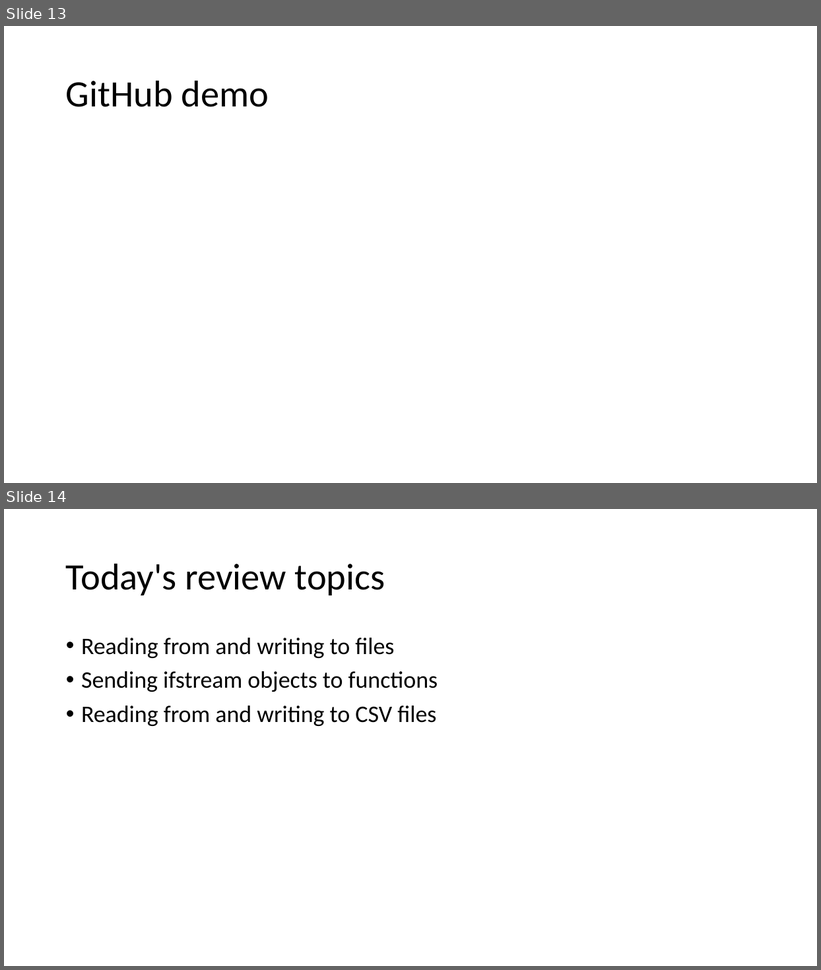
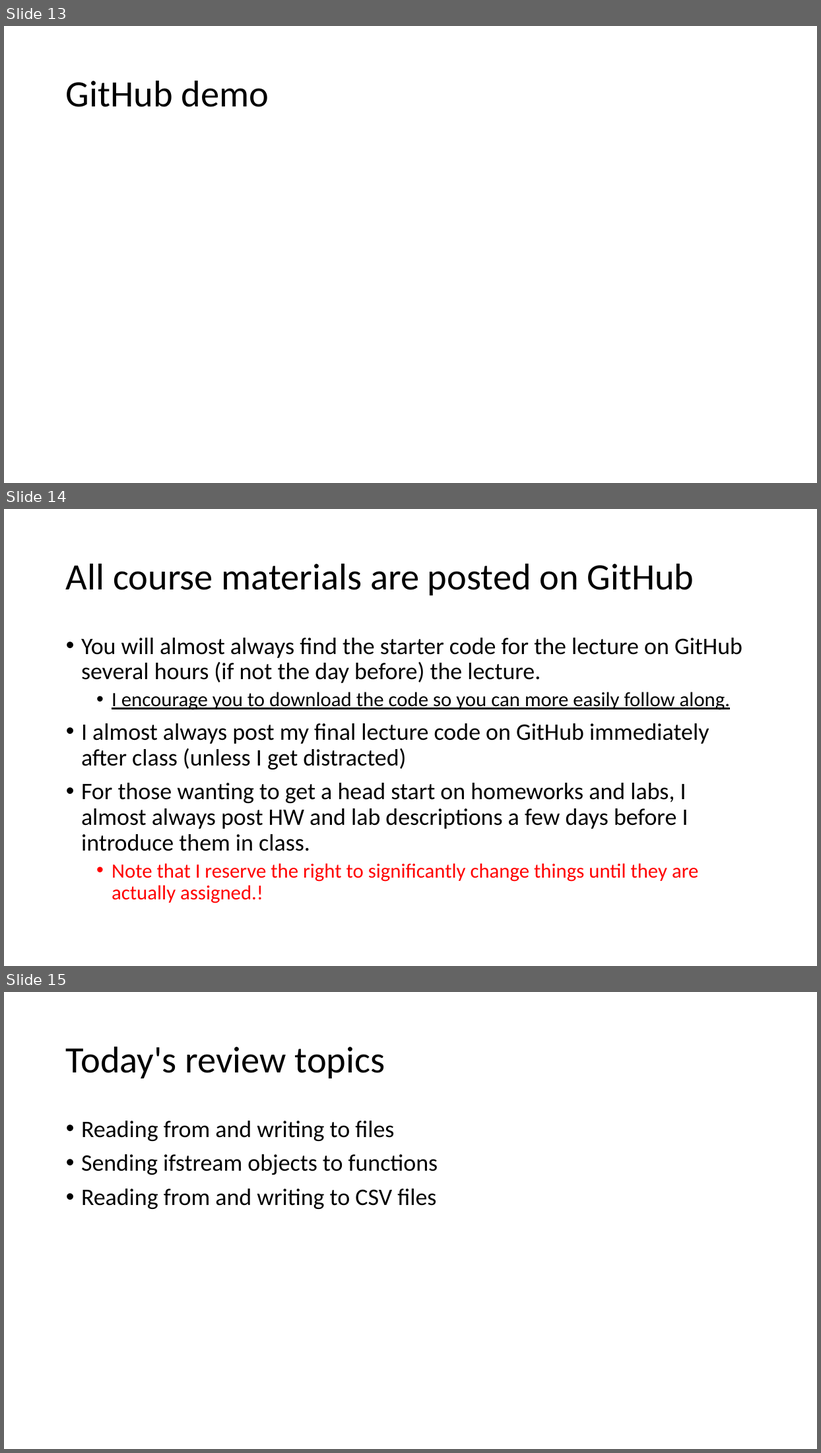
Before and after one commit to acarteas/Teaching-DataStructures, a slide deck: lectures/2019-01-22 introduction/2019-01-22 introduction.pptx. Shown one above the other, each under a label of ours: slides 13 and 14 before the commit, slides 13, 14 and 15 after it. The pictures are 821x970 and 821x1453 pixels, drawn with LibreOffice and Linux fonts; fonts in the diff are those of the drawing. Boxes give left, top, right and bottom in pixels: in the first picture for what was removed or moved away, otherwise in the second. Text is boxed around its words. In the diff, an @@ line names an element or a change of style, - is before the commit and + after.

```diff
--- a/lectures/2019-01-22 introduction/2019-01-22 introduction.pptx
+++ b/lectures/2019-01-22 introduction/2019-01-22 introduction.pptx
@@ slide 14 added at (4, 509, 817, 966), background #FFFFFF @@
@@ title added at (66, 563, 694, 595), 44 pt, text #000000 @@
+All course materials are posted on GitHub
@@ text added at (81, 638, 743, 904), 28 pt, text #000000 @@
+• You will almost always find the starter code for the lecture on GitHub several hours (if not the day before) the lecture.
+  • I encourage you to download the code so you can more easily follow along.
+• I almost always post my final lecture code on GitHub immediately after class (unless I get distracted)
+• For those wanting to get a head start on homeworks and labs, I almost always post HW and lab descriptions a few days before I introduce them in class.
+  • Note that I reserve the right to significantly change things until they are actually assigned.!
@@ what was slide 14 is now slide 15 @@
```
Also in this commit, not shown: 4 slides changed.
